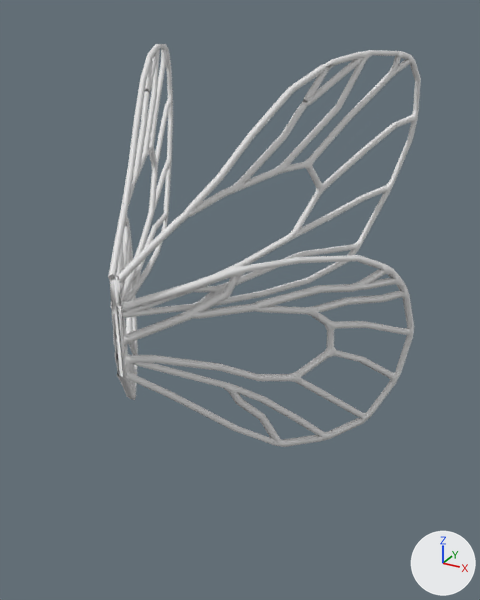
The Blender file MirrorGame/Assets/Blender/Dhannya_Assets/Dhannya_Assets_LessMods.blend: old version first, new version second.
Before and after are seen from a 50 mm lens placed at (1.99, -2.36, 1.57), pointed at (0.25, 0.81, -0.02). The lights are fixed; the arrows at lower right show +X, +Y and +Z. The same objects are shown in both versions, whatever each file hides.

In view in the first picture: 'FullKey_Wings'.
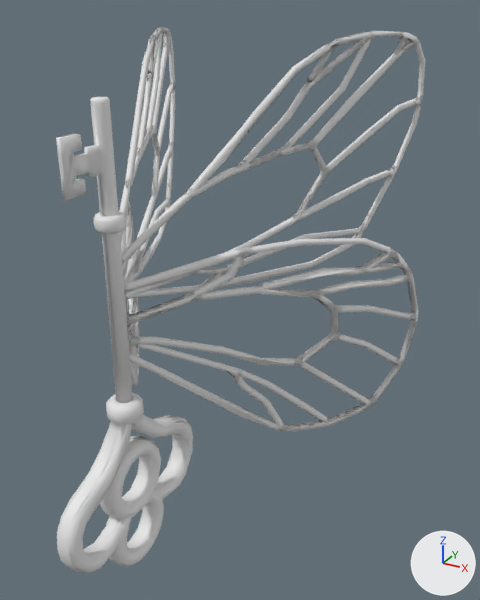
What differs and where, as boxes [x1, y1, x2, y2] in the pictures (480 x 600 px):
'FullKey_Wings', moved
    before: [108, 44, 421, 447]
    after: [119, 27, 425, 432]
'FullKey_Body_LowPoly', added
    after: [56, 97, 193, 573]
'FullKey_Wings_LowPoly', added
    after: [121, 27, 425, 432]

Edits to the bpy script that builds the scene:
```text
Add img_key_normal:
    img_key_normal = load_image('Key_Normal', 'Key_Normal_3.png', 4096, 4096, 'Non-Color')
Add mat_material:
    mat_material = bpy.data.materials.new('Material')
    # uses the picture img_key_normal
Add me_cubeziercurve_001:
    me_cubeziercurve_001.from_pydata(...)  # 1453 vertices, 1264 faces; spans x -5.51..3.4, y 0.12..7.37, z -4.37..4.3
    me_cubeziercurve_001.polygons.foreach_set('use_smooth', [True] * 1264)
Add me_cubeziercurve_002:
    me_cubeziercurve_002.from_pydata(...)  # 1569 vertices, 781 faces; spans x -4.61..5.43, y -2.17..2.17, z -0.4..0.35
    me_cubeziercurve_002.polygons.foreach_set('use_smooth', [True] * 781)
    me_cubeziercurve_002.materials.append(mat_material)
Change ob_fullkey_wings:
    ob_fullkey_wings.location: (-0.012, -0.02, -0.102) -> (0.0, 0.0, 0.0)
Add ob_fullkey_wings_lowpoly:
    ob_fullkey_wings_lowpoly = bpy.data.objects.new('FullKey_Wings_LowPoly', me_cubeziercurve_001)
    ob_fullkey_wings_lowpoly.location = (0.0, 0.0, 0.0)
    ob_fullkey_wings_lowpoly.rotation_euler = (-1.571, 1.576, -1.571)  # degrees (-90, 90, -90)
    ob_fullkey_wings_lowpoly.scale = (0.262, 0.262, 0.262)
Add ob_fullkey_body_lowpoly:
    ob_fullkey_body_lowpoly = bpy.data.objects.new('FullKey_Body_LowPoly', me_cubeziercurve_002)
    ob_fullkey_body_lowpoly.location = (0.0, 0.0, 0.0)
    ob_fullkey_body_lowpoly.rotation_euler = (-1.571, 1.576, -1.571)  # degrees (-90, 90, -90)
    ob_fullkey_body_lowpoly.scale = (0.262, 0.262, 0.262)
```
